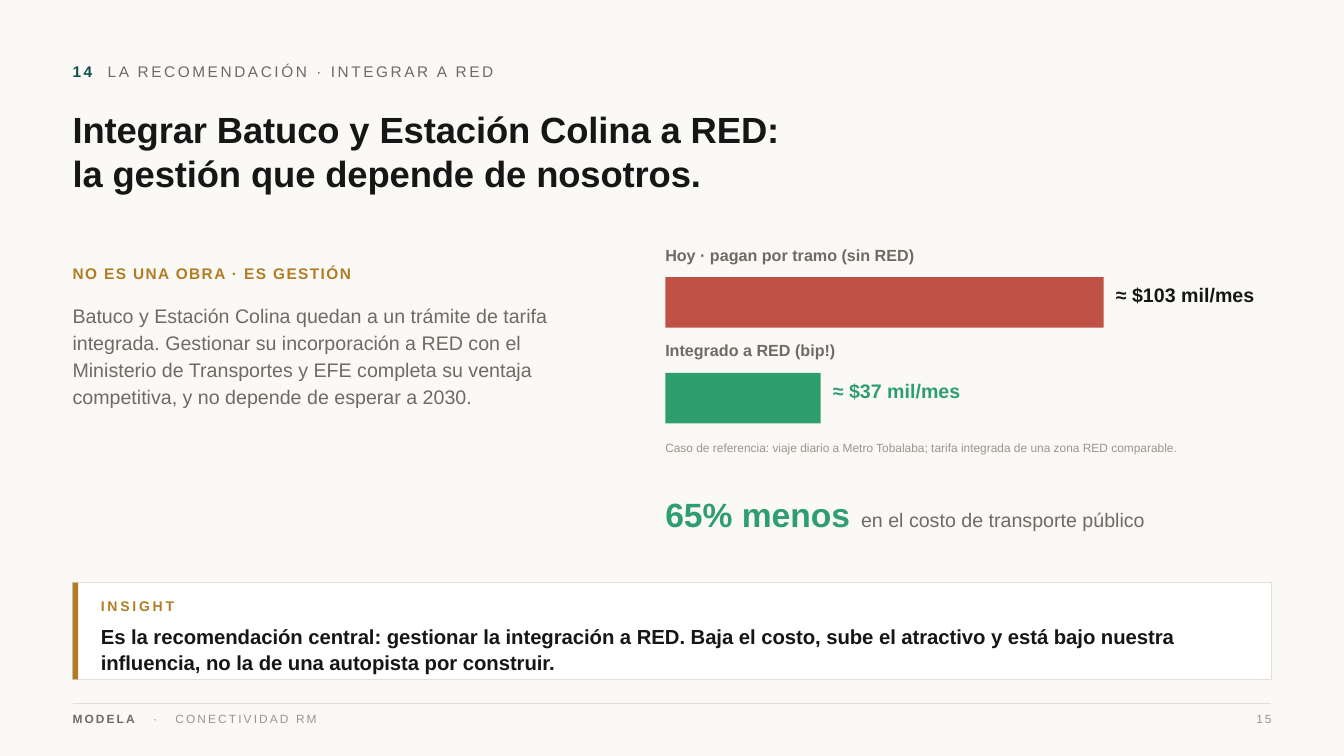
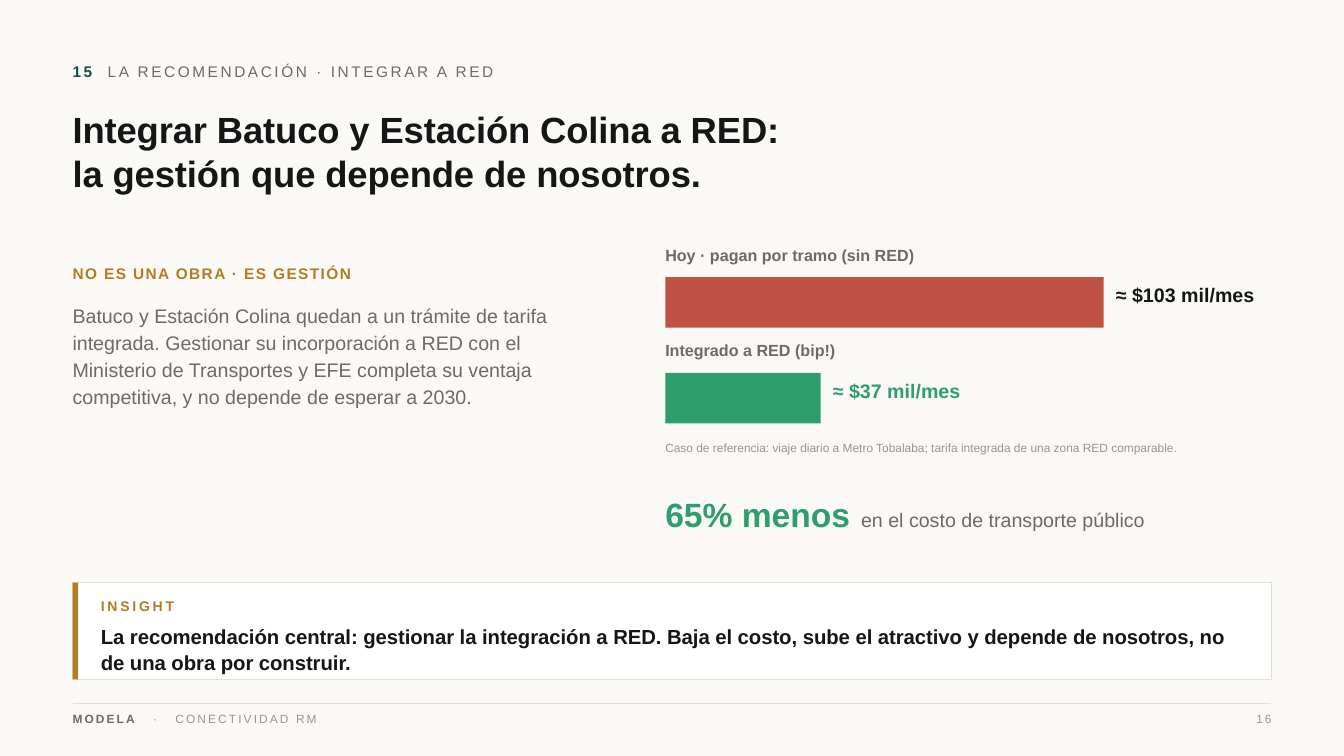
Before and after one commit to modela-simulador/modela-simulador, a slide deck: slide 16 of public/conectividad/Conectividad-Modela.pptx (slide 15 before the commit). Drawn at 1344x756 pixels with LibreOffice and Linux fonts; fonts in the diff are those of the drawing. Boxes give left, top, right and bottom in pixels: in the first picture for what was removed or moved away, otherwise in the second. Text is boxed around its words. In the diff, an @@ line names an element or a change of style, - is before the commit and + after.

```diff
--- a/public/conectividad/Conectividad-Modela.pptx
+++ b/public/conectividad/Conectividad-Modela.pptx
@@ text at (73,65,494,77): text changed @@
-14 LA RECOMENDACIÓN · INTEGRAR A RED
+15 LA RECOMENDACIÓN · INTEGRAR A RED
@@ text at (101,629,1225,675): text changed @@
-Es la recomendación central: gestionar la integración a RED. Baja el costo, sube el atractivo y está bajo nuestra influencia, no la de una autopista por construir.
+La recomendación central: gestionar la integración a RED. Baja el costo, sube el atractivo y depende de nosotros, no de una obra por construir.
```
Also in this commit, not shown: 12 other slides changed, 33 other files.
